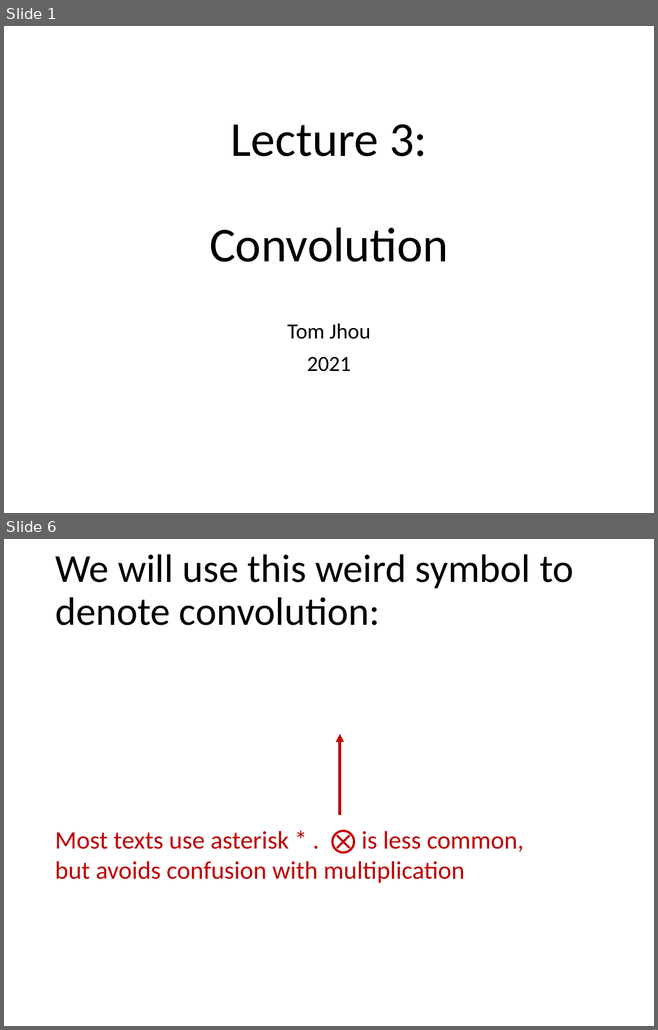
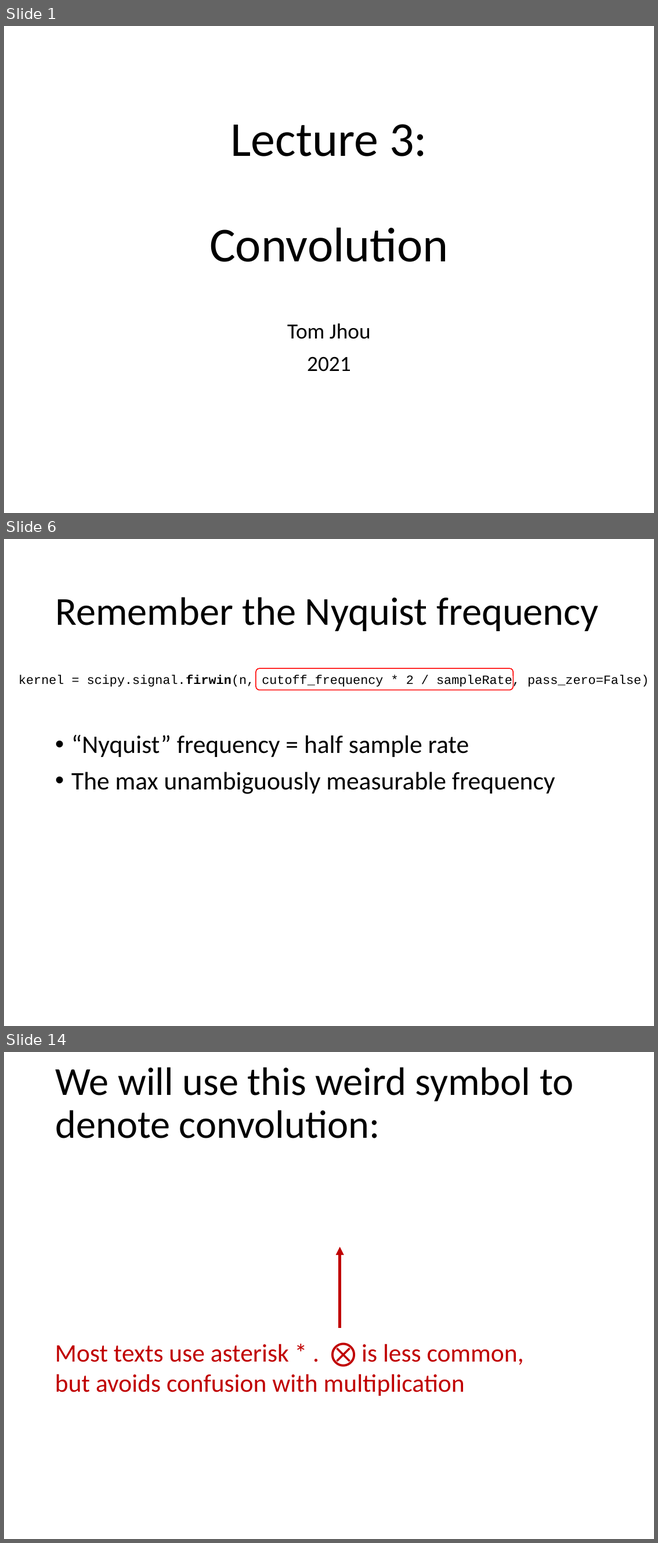
Before and after one commit to tomjhou/MathClassPythonCode, a slide deck: Class3/Lecture3 - Convolution.pptx. Shown one above the other, each under a label of ours: slides 1 and 6 before the commit, slides 1, 6 and 14 after it; the slides between them are not shown. The pictures are 658x1030 and 658x1543 pixels, drawn with LibreOffice and Linux fonts; fonts in the diff are those of the drawing; grey boxes stand for pictures. Boxes give left, top, right and bottom in pixels: in the first picture for what was removed or moved away, otherwise in the second. Text is boxed around its words. In the diff, an @@ line names an element or a change of style, - is before the commit and + after.

```diff
--- a/Class3/Lecture3 - Convolution.pptx
+++ b/Class3/Lecture3 - Convolution.pptx
@@ slide 6 added at bbox=[4, 539, 654, 1026], background #FFFFFF @@
@@ title added at bbox=[55, 597, 598, 631], 44 pt, text #000000 @@
+Remember the Nyquist frequency
@@ text added at bbox=[18, 675, 648, 688], 14 pt, text #000000 @@
+kernel = scipy.signal.firwin(n, cutoff_frequency * 2 / sampleRate, pass_zero=False)
@@ rounded rectangle added at bbox=[256, 668, 513, 690], outline #FF0000 1 pt @@
@@ text added at bbox=[71, 734, 555, 794], 28 pt, text #000000 @@
+• “Nyquist” frequency = half sample rate
+• The max unambiguously measurable frequency
@@ what was slide 6 is now slide 14 @@
```
Also in this commit, not shown: 5 slides changed, 13 other slides added, 1 other file.
